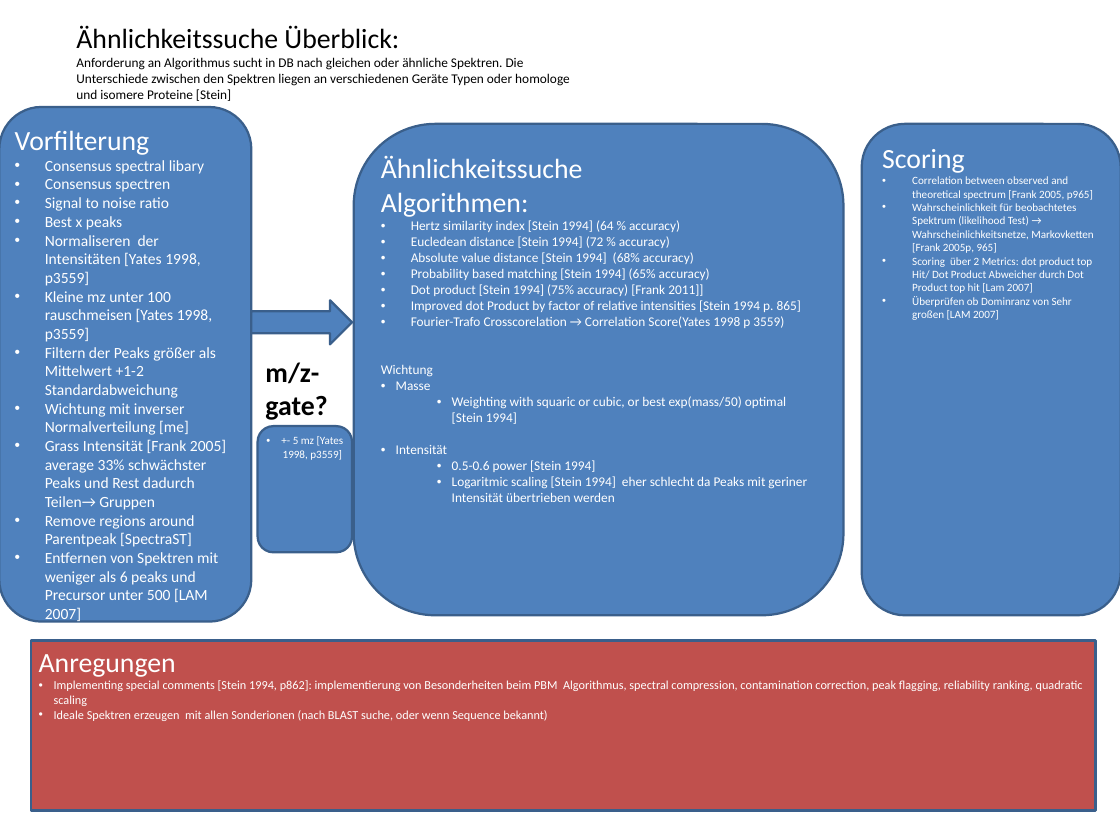
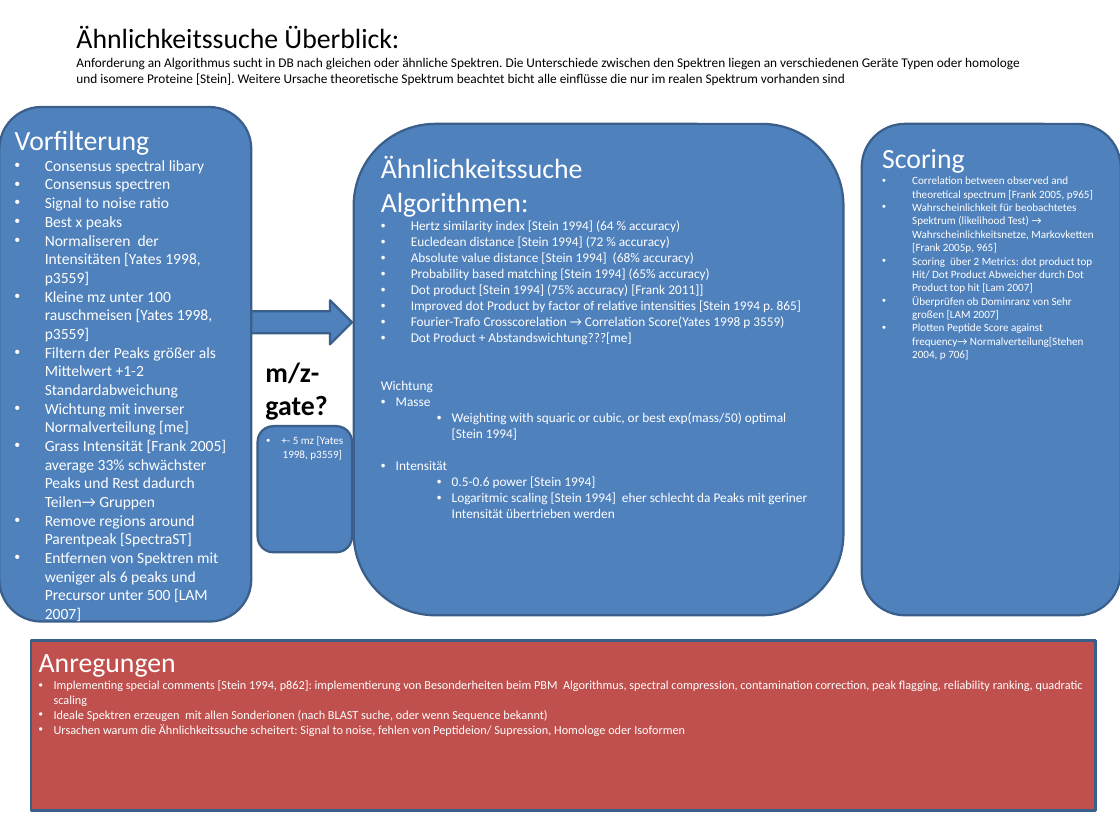
Before and after one commit to compomics/meta-proteome-analyzer, a slide deck: slide 1 of docu/Konzepte/UebersichtSpektrensuche.pptx. Drawn at 1120x840 pixels with LibreOffice and Linux fonts; fonts in the diff are those of the drawing. Boxes give left, top, right and bottom in pixels: in the first picture for what was removed or moved away, otherwise in the second. Text is boxed around its words. In the diff, an @@ line names an element or a change of style, - is before the commit and + after.

```diff
--- a/docu/Konzepte/UebersichtSpektrensuche.pptx
+++ b/docu/Konzepte/UebersichtSpektrensuche.pptx
@@ text at bbox=[76, 57, 1020, 85]: text changed @@
-Anforderung an Algorithmus sucht in DB nach gleichen oder ähnliche Spektren. Die Unterschiede zwischen den Spektren liegen an verschiedenen Geräte Typen oder homologe und isomere Proteine [Stein]
+Anforderung an Algorithmus sucht in DB nach gleichen oder ähnliche Spektren. Die Unterschiede zwischen den Spektren liegen an verschiedenen Geräte Typen oder homologe und isomere Proteine [Stein]. Weitere Ursache theoretische Spektrum beachtet bicht alle einflüsse die nur im realen Spektrum vorhanden sind
@@ text in rounded rectangle at bbox=[912, 323, 1084, 360]: paragraph added @@
+• Plotten Peptide Score against frequency→ Normalverteilung[Stehen 2004, p 706]
@@ text in rounded rectangle at bbox=[411, 332, 631, 345]: paragraph added @@
+• Dot Product + Abstandswichtung???[me]
@@ text in rectangle at bbox=[54, 724, 685, 736]: paragraph added @@
+• Ursachen warum die Ähnlichkeitssuche scheitert: Signal to noise, fehlen von Peptideion/ Supression, Homologe oder Isoformen
```
